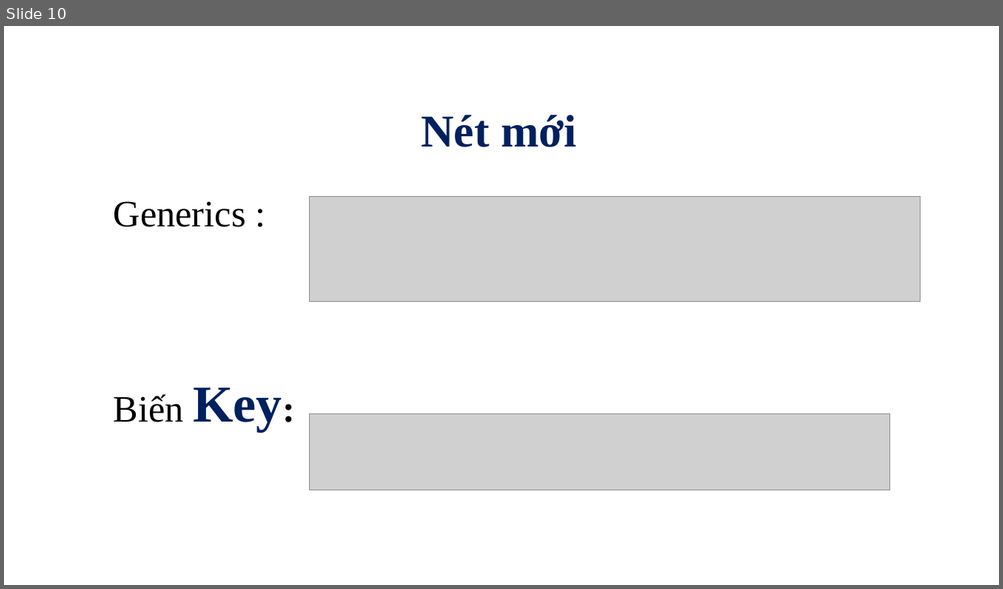
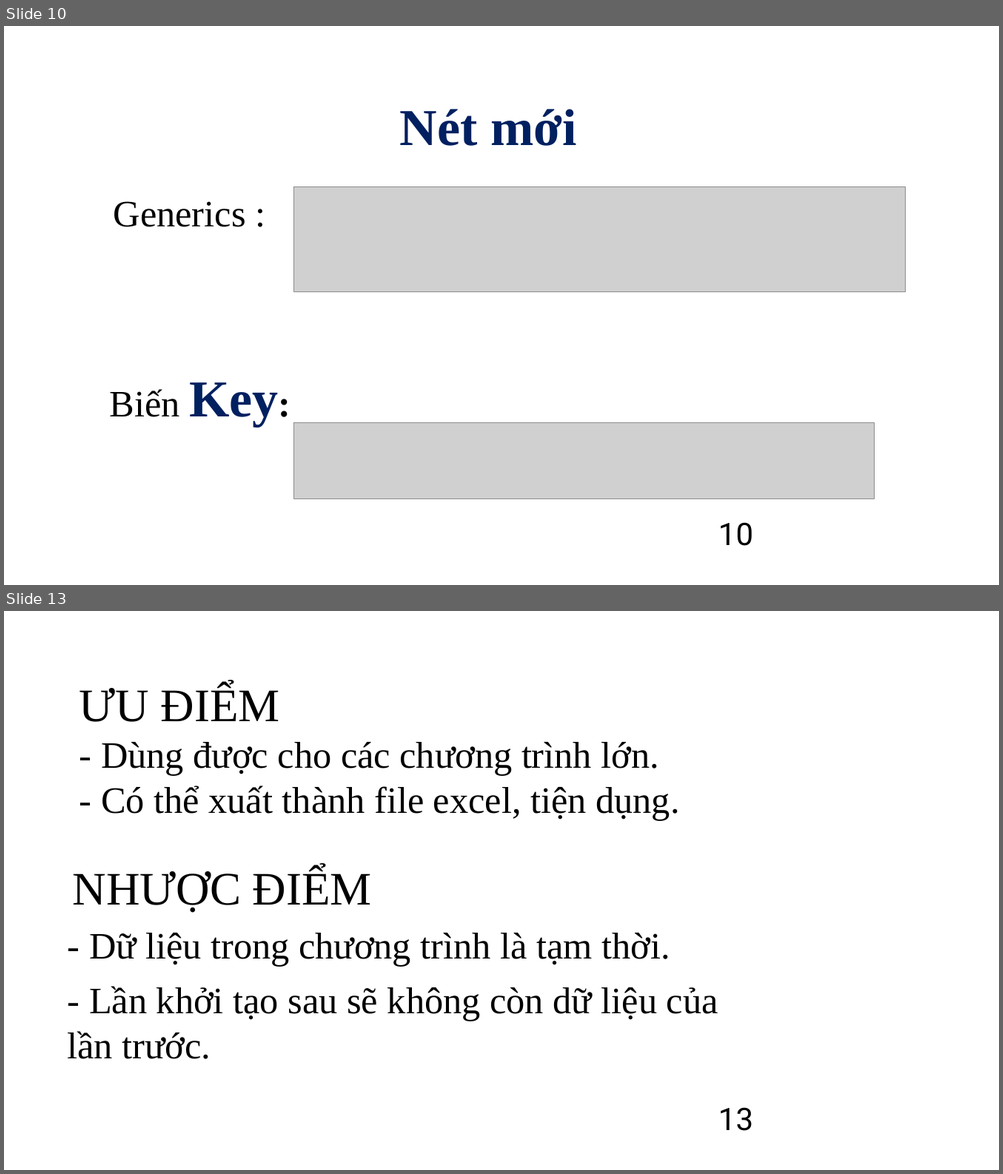
Before and after one commit to diennguyen99/-n-c-u-tr-c-d-li-u, a slide deck: DoAnCTDL.pptx. Shown one above the other, each under a label of ours: slide 10 before the commit, slides 10 and 13 after it; the slides between them are not shown. The pictures are 1003x589 and 1003x1174 pixels, drawn with LibreOffice and Linux fonts; fonts in the diff are those of the drawing; grey boxes stand for pictures; background and template pictures are left out. Boxes give left, top, right and bottom in pixels: in the first picture for what was removed or moved away, otherwise in the second. Text is boxed around its words. In the diff, an @@ line names an element or a change of style, - is before the commit and + after.

```diff
--- a/DoAnCTDL.pptx
+++ b/DoAnCTDL.pptx
@@ slide 13 added at bbox=[4, 611, 999, 1170], background picture (left out) @@
@@ title added at bbox=[79, 686, 679, 821], 36 pt, text #000000 @@
+ƯU ĐIỂM
+- Dùng được cho các chương trình lớn.
+- Có thể xuất thành file excel, tiện dụng.
@@ text added at bbox=[73, 869, 372, 913], 45 pt, text #000000 @@
+NHƯỢC ĐIỂM
@@ text added at bbox=[68, 933, 718, 1059], 36 pt, text #000000 @@
+- Dữ liệu trong chương trình là tạm thời.
+- Lần khởi tạo sau sẽ không còn dữ liệu của lần trước.
@@ page number added at bbox=[718, 1108, 753, 1131], 30 pt, text #000000 @@
+13
@@ slide 10 changed as well @@
@@ title "Nét mới": place and size @@
-title "Nét mới" at bbox=[421, 115, 576, 147]
+title "Nét mới" at bbox=[400, 109, 576, 146]
@@ title "Nét mới" at bbox=[400, 109, 576, 146]: size 44 to 50 pt; alignment left to centre @@
@@ picture: place and size @@
-picture at bbox=[309, 196, 920, 302]
+picture at bbox=[294, 187, 905, 292]
@@ text "Biến Key:": place and size @@
-text "Biến Key:" at bbox=[114, 388, 282, 432]
+text "Biến Key:" at bbox=[110, 383, 278, 426]
@@ picture: place and size @@
-picture at bbox=[309, 414, 890, 491]
+picture at bbox=[294, 423, 875, 499]
@@ page number added at bbox=[718, 523, 753, 546], 30 pt, text #000000 @@
+10
```
Also in this commit, not shown: 10 other slides changed, 3 other slides added, 1 other file.
